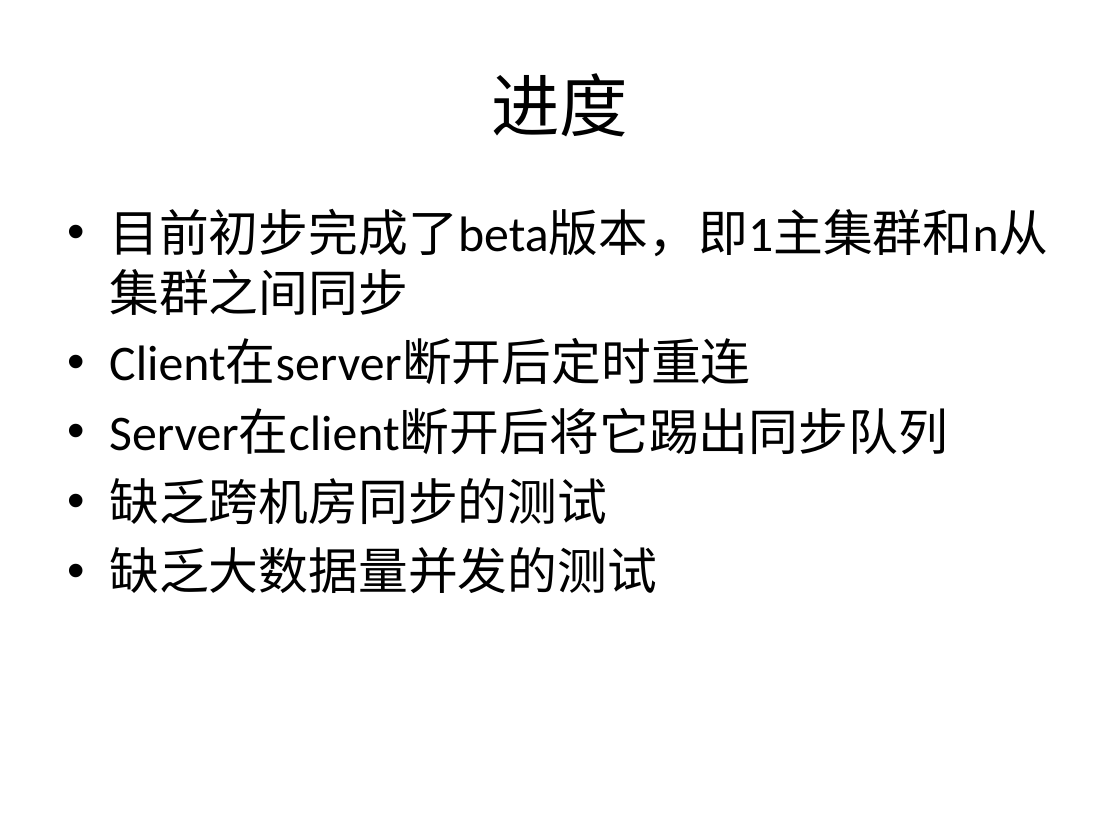
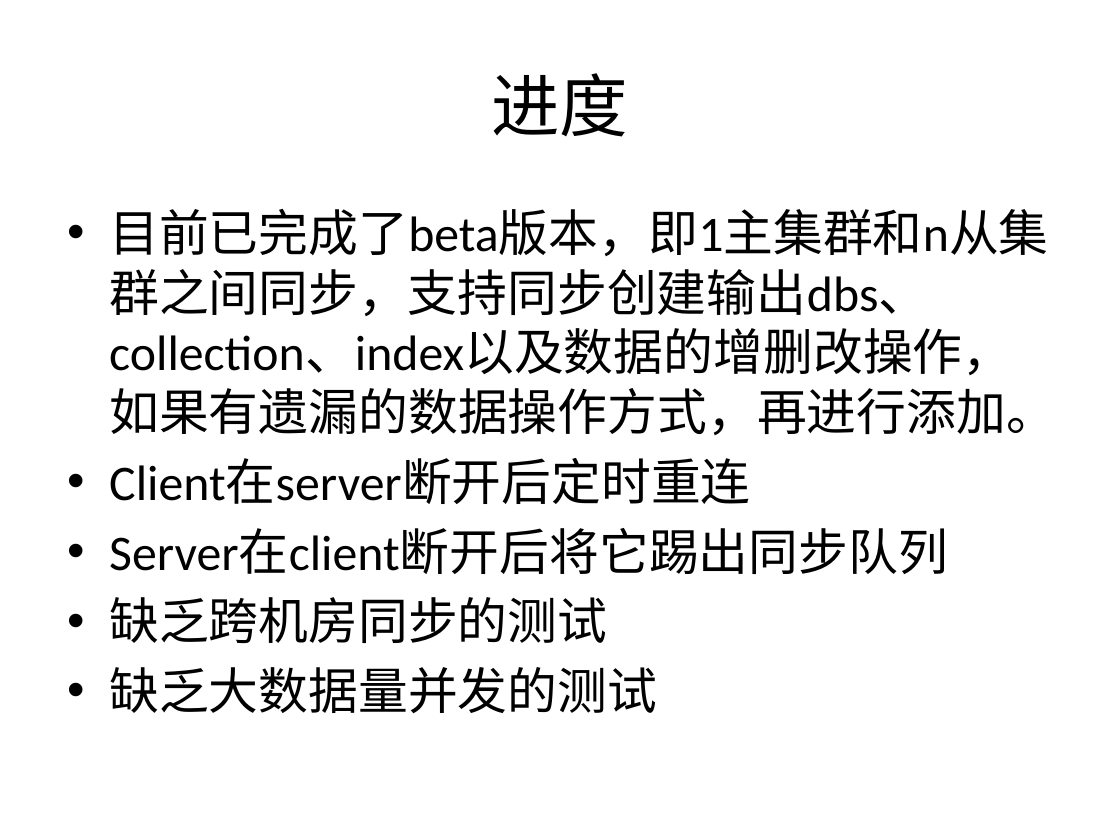
Before and after one commit to samoin/sync-mongodb-clusters, a slide deck: slide 12 of nodejs sync mongodb-cluster.pptx (slide 11 before the commit). Drawn at 1120x840 pixels with LibreOffice and Linux fonts; fonts in the diff are those of the drawing; background and template pictures are left out. Boxes give left, top, right and bottom in pixels: in the first picture for what was removed or moved away, otherwise in the second. Text is boxed around its words. In the diff, an @@ line names an element or a change of style, - is before the commit and + after.

```diff
--- a/nodejs sync mongodb-cluster.pptx
+++ b/nodejs sync mongodb-cluster.pptx
@@ text at [109, 209, 1056, 435]: text changed @@
-• 目前初步完成了beta版本，即1主集群和n从集群之间同步
+• 目前已完成了beta版本，即1主集群和n从集群之间同步，支持同步创建输出dbs、collection、index以及数据的增删改操作，如果有遗漏的数据操作方式，再进行添加。
```
Also in this commit, not shown: 6 other slides changed, 1 slide added, 3 other files.
